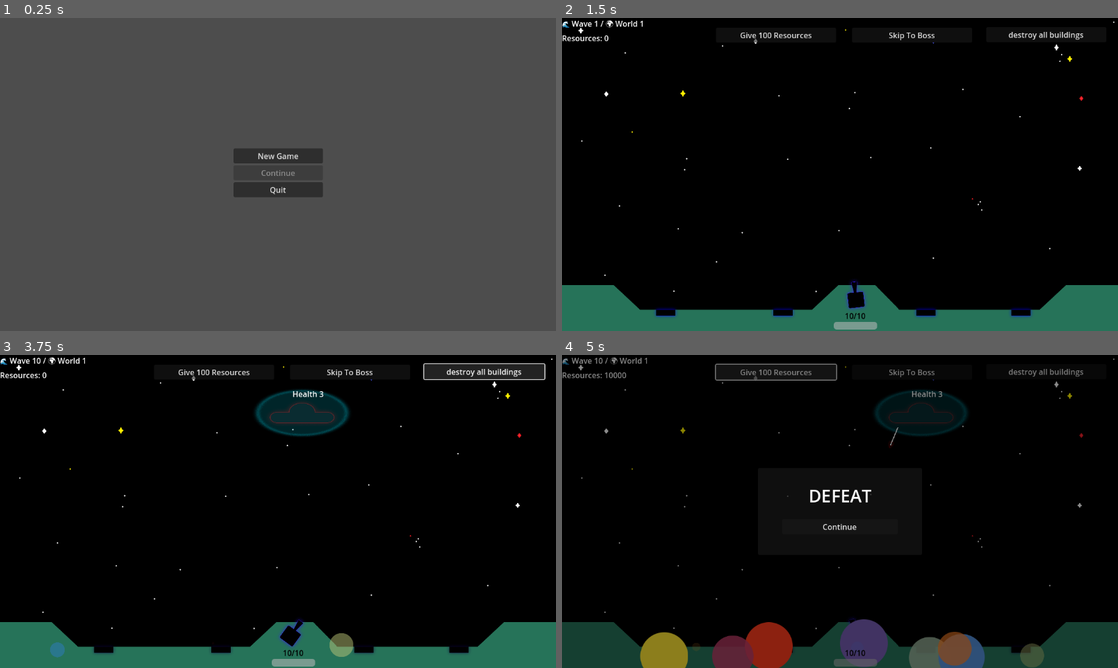
Above: before the commit, frames 1-4 (two rows, left to right).
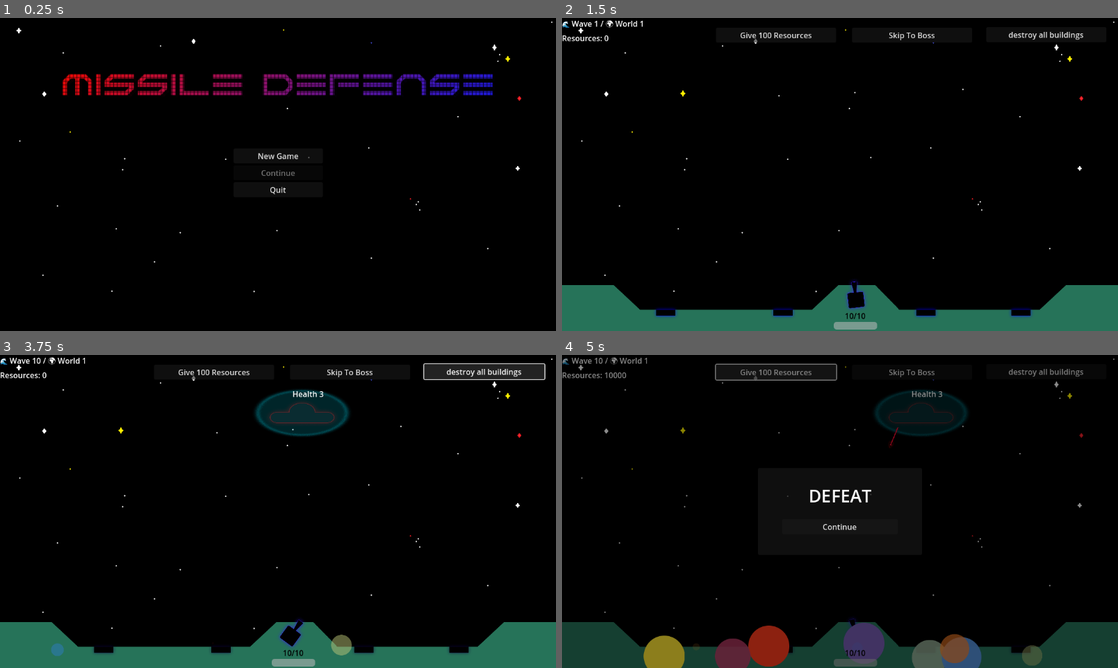
Above: after the commit, the same moments.

Repository: aceofknights/Missile-Game
Game: Godot game, scene res://Scene/MainMenu.tscn
Same seed, same stepped clock (60 frames per second), same inputs: the game is played once before the commit and once after it. The engine's default icon, where the game draws it, is replaced by a stand-in: a white triangle on a blue panel in a dark square.
Inputs:
- Up to frame 1 (0.25 s): no input
- Up to frame 2 (1.5 s): click "New Game" at 0.5 s; click "World 1 - Deploy" at 1.25 s
- Up to frame 3 (3.75 s): click "Skip To Boss" at 2 s; click "Skip To Boss" at 2.75 s; click "destroy all buildings" at 3.5 s
- Up to frame 4 (5 s): click "Give 100 Resources" at 4.25 s

The runs differ from the first frame. In frame 1, 100% of the frame differs, in the area x 0-100%, y 0-100%; in frame 2, nothing differs; in frame 3, 0.1%; in frame 4, 1.3%.

Commit message:
changes ro title and sound

Diff:
--- a/Scene/Main.tscn
+++ b/Scene/Main.tscn
@@ -9,6 +9,7 @@
 [ext_resource type="PackedScene" uid="uid://imc4shtg5sg6" path="res://Scene/boss_ufo.tscn" id="5_pxfj6"]
 [ext_resource type="PackedScene" uid="uid://dfts4hlsrshmv" path="res://Scene/PauseMenu.tscn" id="5_u4f7x"]
 [ext_resource type="PackedScene" uid="uid://vug46xq86s6a" path="res://Scene/building.tscn" id="6_ldoyd"]
+[ext_resource type="AudioStream" uid="uid://7md30sih7d62" path="res://sounds/Mrs. Lamb's Meltdown v2.mp3" id="10_ef283"]
 
 [node name="Main" type="Node2D"]
 script = ExtResource("1_7l10b")
@@ -92,17 +93,17 @@
 text = "ResourceLabel"
 
 [node name="EndStateOverlay" type="Control" parent="UI"]
+process_mode = 2
 visible = false
-process_mode = 2
+layout_mode = 3
 anchors_preset = 15
 anchor_right = 1.0
 anchor_bottom = 1.0
 grow_horizontal = 2
 grow_vertical = 2
-mouse_filter = 0
 
 [node name="Dimmer" type="ColorRect" parent="UI/EndStateOverlay"]
-anchors_preset = 15
+layout_mode = 0
 anchor_right = 1.0
 anchor_bottom = 1.0
 grow_horizontal = 2
@@ -110,7 +111,7 @@
 color = Color(0, 0, 0, 0.45)
 
 [node name="CenterContainer" type="CenterContainer" parent="UI/EndStateOverlay"]
-anchors_preset = 15
+layout_mode = 0
 anchor_right = 1.0
 anchor_bottom = 1.0
 grow_horizontal = 2
@@ -146,7 +147,6 @@
 layout_mode = 2
 text = "Continue"
 
-
 [node name="Building" parent="." instance=ExtResource("6_ldoyd")]
 position = Vector2(215, 610)
 
@@ -166,3 +166,8 @@
 position = Vector2(332.67, 610)
 
 [node name="PauseMenu" parent="." instance=ExtResource("5_u4f7x")]
+
+[node name="Music" type="AudioStreamPlayer" parent="."]
+stream = ExtResource("10_ef283")
+volume_db = -7.429
+autoplay = true
--- a/Scene/MainMenu.tscn
+++ b/Scene/MainMenu.tscn
@@ -1,7 +1,9 @@
-[gd_scene load_steps=3 format=3 uid="uid://egu0k3r4d4as"]
+[gd_scene load_steps=5 format=3 uid="uid://egu0k3r4d4as"]
 
 [ext_resource type="Script" path="res://Scripts/MainMenu.gd" id="1_x53og"]
 [ext_resource type="PackedScene" uid="uid://d3boe8y64whft" path="res://Scene/WorldSelect.tscn" id="2_tuy6b"]
+[ext_resource type="Texture2D" uid="uid://vtmbpawopp0o" path="res://assets/Space Background.png" id="3_nnkvy"]
+[ext_resource type="Texture2D" uid="uid://bm0g7fvb667b" path="res://assets/Missile-Defense-3-27-2026.png" id="4_4y2e3"]
 
 [node name="MainMenu" type="Control"]
 layout_mode = 3
@@ -14,6 +16,15 @@
 grow_vertical = 2
 script = ExtResource("1_x53og")
 game_scene = ExtResource("2_tuy6b")
+
+[node name="Sprite2D" type="Sprite2D" parent="."]
+position = Vector2(-3.43323e-05, -4.76837e-06)
+scale = Vector2(0.6, 0.6)
+texture = ExtResource("3_nnkvy")
+
+[node name="Missile-defense-3-27-2026" type="Sprite2D" parent="."]
+position = Vector2(3, -182)
+texture = ExtResource("4_4y2e3")
 
 [node name="VBoxContainer" type="VBoxContainer" parent="."]
 layout_mode = 1
--- a/Scene/boss_world4.tscn
+++ b/Scene/boss_world4.tscn
@@ -18,6 +18,7 @@
 missile_scene = ExtResource("3")
 ion_missile_scene = ExtResource("4")
 clone_scene = ExtResource("5")
+max_health = 1
 
 [node name="Sprite2D" type="Sprite2D" parent="."]
 modulate = Color(0.165503, 0.976426, 0.473841, 1)
--- a/Scene/boss_world5.tscn
+++ b/Scene/boss_world5.tscn
@@ -26,6 +26,7 @@
 plane_scene = ExtResource("7")
 fighter_projectile_scene = ExtResource("8")
 laser_weak_point_scene = ExtResource("9")
+max_health = 1
 
 [node name="Sprite2D" type="Sprite2D" parent="."]
 modulate = Color(0.980392, 1, 0, 1)
--- a/Scene/enemy.tscn
+++ b/Scene/enemy.tscn
@@ -13,6 +13,7 @@
 collision_mask = 4
 script = ExtResource("1_mkcnt")
 explosion_scene = ExtResource("2_jdirn")
+trail_color = Color(0.984314, 0.0431373, 0.188235, 1)
 
 [node name="Sprite2D" type="Sprite2D" parent="."]
 modulate = Color(0.98399, 0, 0.346842, 1)
--- a/Scene/explosion.tscn
+++ b/Scene/explosion.tscn
@@ -1,7 +1,8 @@
-[gd_scene load_steps=5 format=3 uid="uid://g0r4peps31qo"]
+[gd_scene load_steps=6 format=3 uid="uid://g0r4peps31qo"]
 
 [ext_resource type="Script" path="res://Scripts/explosion.gd" id="1_08i34"]
 [ext_resource type="Texture2D" uid="uid://bin3nvp7wu8im" path="res://assets/Ellipse 1.png" id="2_am2h8"]
+[ext_resource type="AudioStream" uid="uid://dslifnhmxcjlw" path="res://sounds/zapsplat_explosion_large_distant_heavy_001_62161.mp3" id="2_y3suc"]
 
 [sub_resource type="ShaderMaterial" id="ShaderMaterial_ouckh"]
 
@@ -10,6 +11,8 @@
 
 [node name="Explosion" type="Area2D"]
 script = ExtResource("1_08i34")
+size_multiplier = 0.33
+explosion_sound = ExtResource("2_y3suc")
 
 [node name="Timer" type="Timer" parent="."]
 wait_time = 0.504
--- a/Scripts/explosion.gd
+++ b/Scripts/explosion.gd
@@ -3,8 +3,8 @@
 
 @export var gives_reward: bool = true
 
-@export var max_radius: float = 26.0
 @export var max_visual_scale: float = 2.0
+@export var size_multiplier: float = 0.2
 
 @export var grow_time: float = 0.5
 @export var hold_time: float = 0.2
@@ -12,7 +12,7 @@
 
 @export var min_visible_t: float = 0.02
 
-@export var flash_speed: float = 10
+@export var flash_speed: float = 10.0
 @export var flash_colors: Array[Color] = [
 	Color(1.0, 0.1, 0.1, 1.0), # red
 	Color(0.2, 0.5, 1.0, 1.0), # blue
@@ -20,6 +20,7 @@
 ]
 
 @export var fade_out: bool = true
+@export var explosion_sound: AudioStream
 
 @onready var col: CollisionShape2D = $CollisionShape2D
 @onready var vis: Sprite2D = $Sprite2D
@@ -27,20 +28,24 @@
 var _t: float = 0.0
 var _life_time: float = 0.0
 var _hit: Dictionary = {}
+var _base_sprite_radius: float = 1.0
 
 func _ready() -> void:
-	max_radius += GameManager.get_explosion_radius_bonus()
-	hold_time += GameManager.get_explosion_duration_bonus()
 	monitoring = true
 	monitorable = true
 
-	col.shape = col.shape.duplicate(true)
+	if col.shape:
+		col.shape = col.shape.duplicate(true)
+
+	area_entered.connect(_on_area_entered)
+
+	_cache_base_sprite_radius()
 
 	_t = 0.0
 	_life_time = 0.0
 	_apply_t()
 
-	connect("area_entered", Callable(self, "_on_area_entered"))
+	_play_sound(explosion_sound)
 
 	var tween: Tween = get_tree().create_tween()
 
@@ -48,44 +53,66 @@
 		_t = 1.0
 		_apply_t()
 	else:
-		tween.tween_property(self, "_t", 1.0, grow_time)\
+		tween.tween_property(self, "_t", 1.0, grow_time) \
 			.set_trans(Tween.TRANS_SINE).set_ease(Tween.EASE_OUT)
 
 	if hold_time > 0.0:
-		tween.tween_interval(hold_time)
+		tween.tween_interval(hold_time + GameManager.get_explosion_duration_bonus())
 
 	if shrink_time <= 0.0:
 		_t = 0.0
 		_apply_t()
 	else:
-		tween.tween_property(self, "_t", 0.0, shrink_time)\
+		tween.tween_property(self, "_t", 0.0, shrink_time) \
 			.set_trans(Tween.TRANS_SINE).set_ease(Tween.EASE_IN)
 
-	tween.tween_callback(Callable(self, "queue_free"))
+	tween.tween_callback(queue_free)
 
 func _process(delta: float) -> void:
 	_life_time += delta
 	_apply_t()
 
+func _cache_base_sprite_radius() -> void:
+	if vis == null or vis.texture == null:
+		_base_sprite_radius = 1.0
+		return
+
+	var tex_size: Vector2 = vis.texture.get_size()
+	_base_sprite_radius = max(tex_size.x, tex_size.y) * 0.5
+
+	if _base_sprite_radius <= 0.0:
+		_base_sprite_radius = 1.0
+
+func _play_sound(sound: AudioStream) -> void:
+	if sound == null:
+		return
+
+	var player := AudioStreamPlayer.new()
+	add_child(player)
+	player.stream = sound
+	player.bus = "SFX"
+	player.play()
+	player.finished.connect(player.queue_free)
+
 func _apply_t() -> void:
 	_t = clamp(_t, 0.0, 1.0)
 
-	var s: float = max_visual_scale * _t
-	scale = Vector2(s, s)
+	if vis:
+		var final_scale: float = max_visual_scale * size_multiplier * _t
+		vis.scale = Vector2(final_scale, final_scale)
+		vis.visible = (_t >= min_visible_t)
+
+		if vis.visible and flash_colors.size() > 0:
+			var c: Color = _get_blended_flash_color()
+			if fade_out:
+				c.a *= _t
+			vis.modulate = c
 
 	var circle_shape := col.shape as CircleShape2D
-	if circle_shape:
-		circle_shape.radius = max_radius * _t
-
-	vis.visible = (_t >= min_visible_t)
-
-	if vis.visible and flash_colors.size() > 0:
-		var c: Color = _get_blended_flash_color()
-
-		if fade_out:
-			c.a *= _t
-
-		vis.modulate = c
+	if circle_shape and vis:
+		var radius_from_sprite: float = _base_sprite_radius * vis.scale.x
+		radius_from_sprite += GameManager.get_explosion_radius_bonus() * _t
+		circle_shape.radius = radius_from_sprite
 
 func _get_blended_flash_color() -> Color:
 	if flash_colors.size() == 1:
Not shown: 1 places in Scene/Main.tscn that only renumber resources
Binary file added: assets/Missile-Defense-3-27-2026.png
Not shown, added: assets/Missile-Defense-3-27-2026.png.import
Not shown, added: sounds/Mrs. Lamb's Meltdown v2.mp3.import
Not shown, added: sounds/zapsplat_explosion_large_distant_heavy_001_62161.mp3.import
Not shown, added: sounds/Mrs. Lamb's Meltdown v2.mp3
Not shown, added: sounds/Mrs. Lamb's Meltdown v2.mp4
Not shown, added: sounds/zapsplat_explosion_large_distant_heavy_001_62161.mp3
